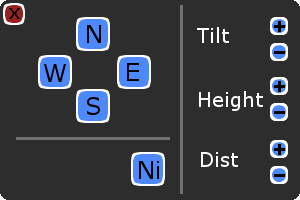
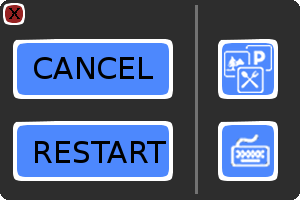
Layered file, before and after one edit (w=300, h=200). Changes by layer:
renamed "Layer #9" to "restartText", moved it out of group "daynight", painted on it over [35, 141, 166, 186]
removed layer "heightText" over [199, 91, 263, 111]
added group "restart" with 2 layers above "cancelText" over [13, 121, 173, 181]
moved "Layer #5" into group "restart", painted on it over [17, 55, 169, 177]
removed group "daynight" (2 layers) over [131, 152, 165, 186]
moved "Layer #6" into group "restart", painted on it over [13, 91, 173, 181]
renamed "westText" to "cancelText", painted on it over [34, 57, 153, 82]
removed group "west" (2 layers) over [38, 55, 72, 89]
added group "cancel" with 2 layers above "location-input" over [13, 39, 173, 99]
moved "Layer #3" into group "cancel", painted on it over [17, 43, 169, 95]
removed group "north" (2 layers) over [76, 17, 110, 51]
removed layer "Layer" from group "north" over [76, 17, 110, 51]
removed group "south" (2 layers) over [76, 89, 110, 123]
moved "Layer #4" into group "cancel", painted on it over [13, 39, 173, 99]
added group "location-input" with 3 layers above "poi" over [218, 121, 278, 181]
added layer "Presse-papiers #10" in group "location-input" over [228, 133, 270, 168]
added layer "Layer #28" in group "location-input" over [222, 125, 274, 177]
added layer "Layer #29" in group "location-input" over [218, 121, 278, 181]
added group "poi" with 3 layers above "exit" over [218, 39, 278, 99]
added layer "select-poi-image" in group "poi" over [224, 45, 272, 93]
moved "Layer #7" into group "poi", painted on it over [76, 43, 274, 123]
removed group "east" (2 layers) over [117, 55, 151, 89]
moved "Layer #8" into group "poi", painted on it over [133, 39, 278, 184]
painted on "navigation-app-browse-map-settings-background" over [168, 5, 198, 194]
…and 32 more changes (32 removed)
